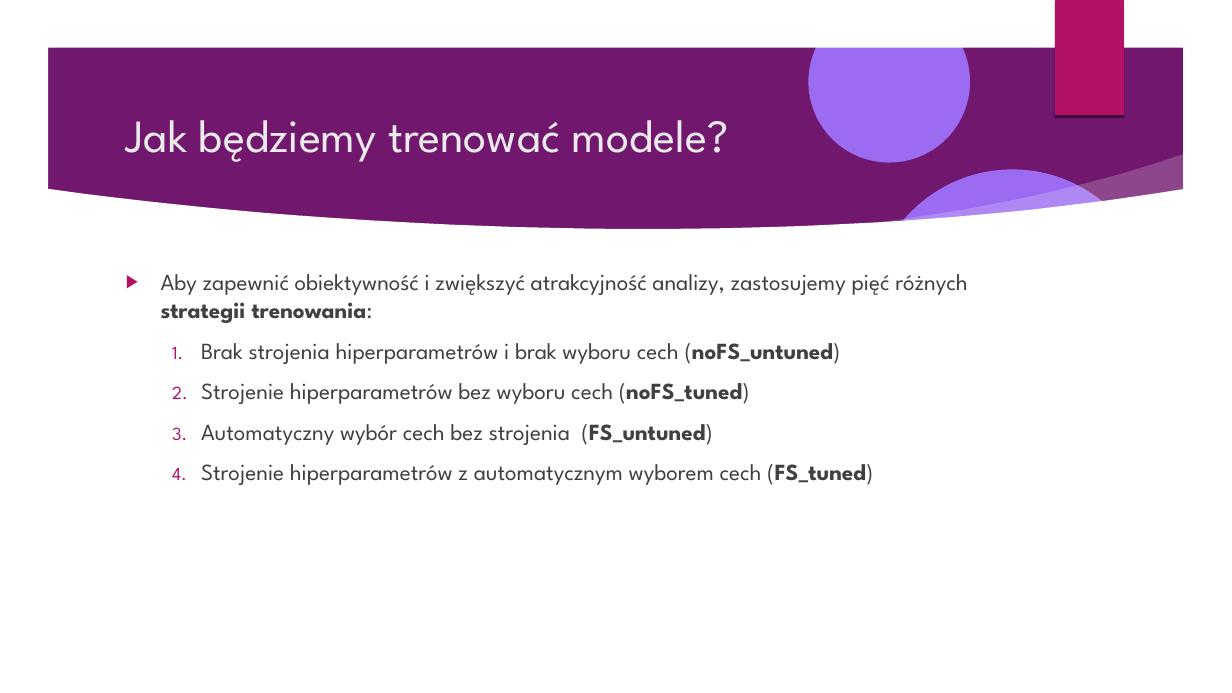
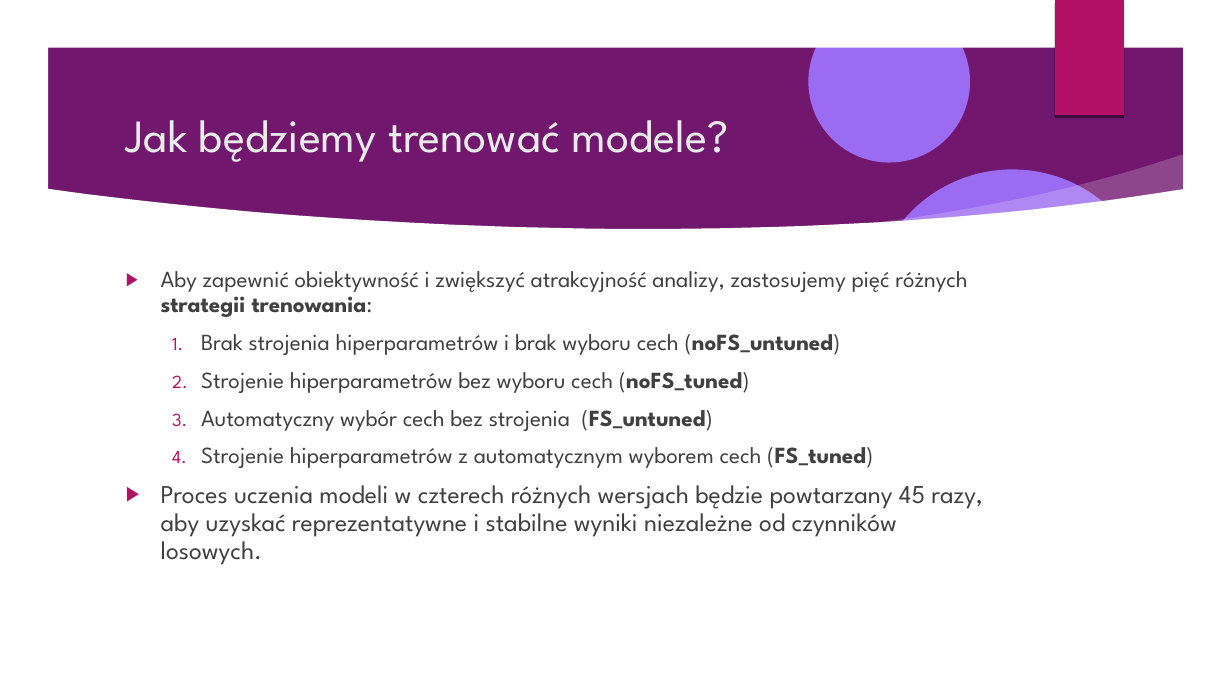
Before and after one commit to Pawel-Tomasz-Nowak/Scientific-collaboration, a slide deck: slide 18 of EmissionAnalysis/Prezentacja projektu.odp. Drawn at 1232x693 pixels with LibreOffice and Linux fonts; fonts in the diff are those of the drawing; background and template pictures are left out. Boxes give left, top, right and bottom in pixels: in the first picture for what was removed or moved away, otherwise in the second. Text is boxed around its words. In the diff, an @@ line names an element or a change of style, - is before the commit and + after.

Commit message:
I have brought up a dygression about the inductiviness of the preprocessing techniques and explained how many times I will be repeating the process of learning.

```diff
--- a/EmissionAnalysis/Prezentacja projektu.odp
+++ b/EmissionAnalysis/Prezentacja projektu.odp
@@ text at [161, 271, 967, 468]: line spacing 1 to 0.9 @@
@@ text at [161, 485, 983, 565]: paragraph added @@
+▶ Proces uczenia modeli w czterech różnych wersjach będzie powtarzany 45 razy, aby uzyskać reprezentatywne i stabilne wyniki niezależne od czynników losowych.
```
Also in this commit, not shown: 3 other slides changed, 5 slides added, 1 other file.
